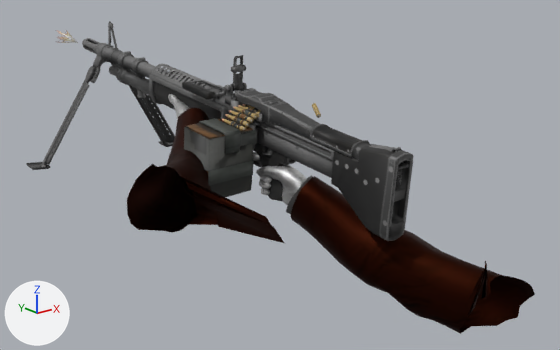
What one commit did to the OBJ model GameData/Animations/LMG/Fire/frame_7.obj.
Rendered twice from a 50 mm camera at (-1.46, -1.56, 0.38) aimed at (0.21, 0.53, -0.45). The lights are fixed; the arrows at lower left show +X, +Y and +Z. Where no turn or scale is listed for an object, it has been applied to the vertices.
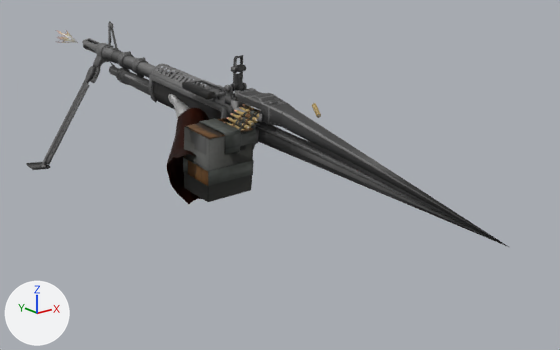
Patch to the scene script:
```diff
--- a/GameData/Animations/LMG/Fire/frame_7.obj.py
+++ b/GameData/Animations/LMG/Fire/frame_7.obj.py
@@ me_mesh_005 @@
 # used by ob_mesh_005; location = (0.0, 0.0, 0.0)
-me_mesh_005.from_pydata(...)  # 10811 vertices, 20781 faces, 17 loose edges; spans x -0.31..0.41, y -0.16..1.74, z -0.59..0.02
+me_mesh_005.from_pydata(...)  # 3878 vertices, 6644 faces, 13 loose edges; spans x -0.31..0.14, y -0.51..1.74, z -0.59..0.02
+# me_mesh_005 part 1: 18 loose pieces with 1225 vertices, spanning x 0.05..0.41, y -0.15..1.62, z -0.59..-0.13, are deleted
+# me_mesh_005 part 2: 183 vertices moved within x -0.1..0.12, y 0.43..1.74, z -0.33..-0.06; 5833 vertices removed from x -0.15..0.15, y -0.16..1.74, z -0.47..-0.05; 124 vertices added at x -0.06..0.11, y 0.44..1.4, z -0.26..-0.02
+# me_mesh_005 part 3: 1 vertex added at x 0.12, y -0.51, z -0.37
 me_mesh_005.materials.append(mat_bits_m)
@@ me_playermodelmerged_001_playermodelmerged @@
 # used by ob_playermodelmerged_001_playermodelmerged; location = (0.0, 0.0, 0.0)
-me_playermodelmerged_001_playermodelmerged.from_pydata(...)  # 1157 vertices, 2192 faces; spans x -0.494..0.463, y -0.391..0.993, z -0.782..-0.197
+me_playermodelmerged_001_playermodelmerged.from_pydata(...)  # 475 vertices, 890 faces; spans x -0.22..0.147, y 0.481..0.993, z -0.484..-0.197
+# me_playermodelmerged_001_playermodelmerged part 4: the loose piece of 328 vertices spanning x 0.045..0.144, y 0.22..0.498, z -0.491..-0.332 is deleted
+# me_playermodelmerged_001_playermodelmerged part 5: the loose piece of 208 vertices spanning x 0.027..0.463, y -0.391..0.302, z -0.782..-0.361 is deleted
+# me_playermodelmerged_001_playermodelmerged part 6: the loose piece of 40 vertices spanning x 0.029..0.169, y 0.163..0.318, z -0.527..-0.361 is deleted
+# me_playermodelmerged_001_playermodelmerged part 7
+# 106 vertices are removed from x -0.494..-0.133, y -0.098..0.579, z -0.487..-0.248
+# 210 faces are deleted
 me_playermodelmerged_001_playermodelmerged.materials.append(mat_gloves)
```

Boxes (x1, y1, x2, y2) around the edits, measured in the pictures (560 x 350 px):
'Mesh.005', reshaped (24% wider): before (26, 21, 414, 241); after (26, 21, 509, 247)
'PlayerModelMerged.001_PlayerModelMerged', reshaped: before (127, 94, 535, 334); after (167, 94, 209, 204)
part 1 of me_mesh_005, deleted (black): before (118, 64, 409, 201)
part 2 of me_mesh_005, cut back: before (82, 38, 414, 241); after (82, 41, 277, 119)
part 3 of me_mesh_005, added: after (230, 105, 509, 247)
part 4 of me_playermodelmerged_001_playermodelmerged, deleted: before (253, 152, 306, 206)
part 5 of me_playermodelmerged_001_playermodelmerged, deleted (black): before (291, 176, 535, 334)
part 6 of me_playermodelmerged_001_playermodelmerged, deleted: before (286, 175, 312, 214)
part 7 of me_playermodelmerged_001_playermodelmerged, deleted: before (127, 154, 284, 243)
